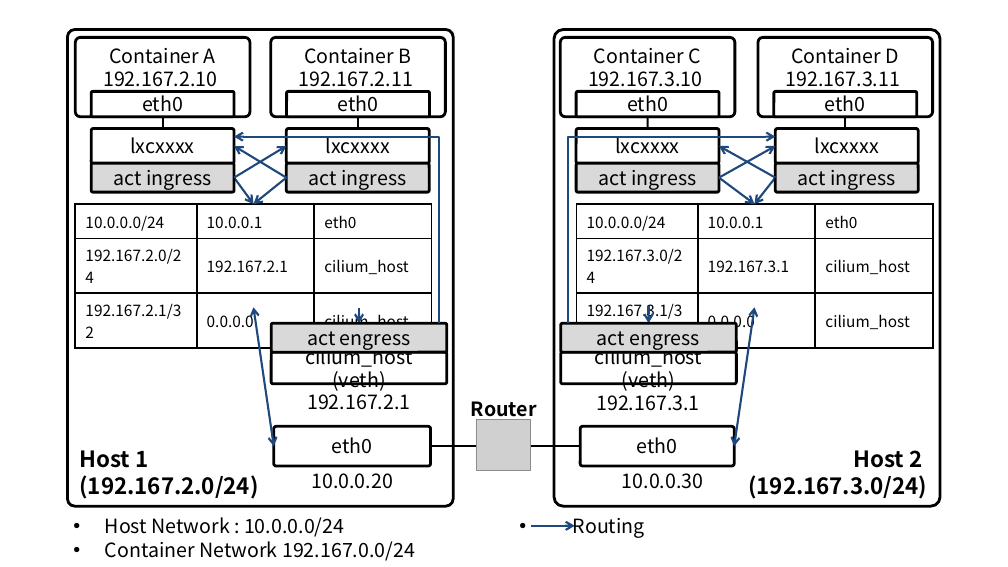
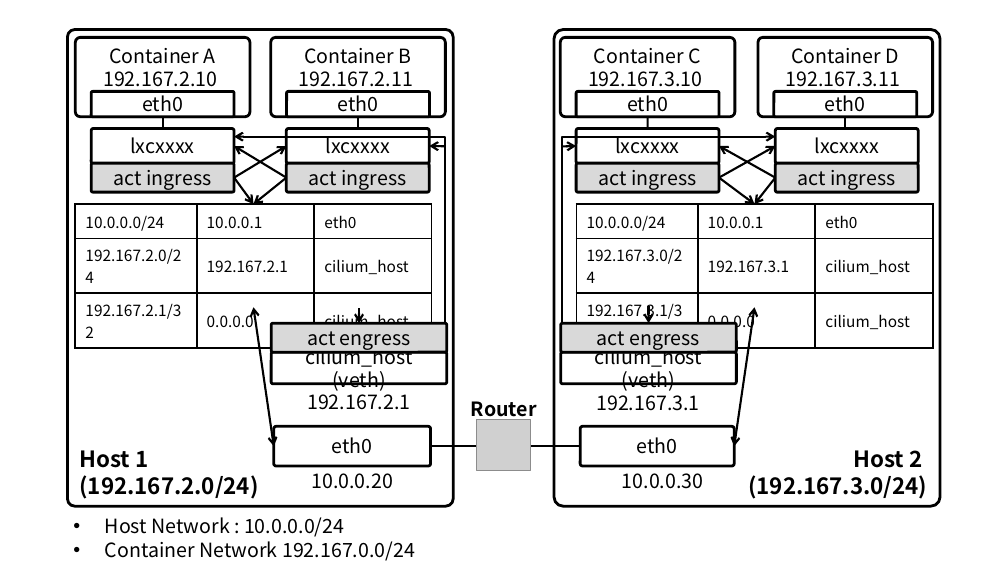
Before and after one commit to ssup2/blog-old, a slide deck: slide 3 of images/theory_analysis/Kubernetes_Cilium_Plugin/Kubernetes_Calico_Plugin.pptx. Drawn at 1008x567 pixels with LibreOffice and Linux fonts; fonts in the diff are those of the drawing; grey boxes stand for pictures. Boxes give left, top, right and bottom in pixels: in the first picture for what was removed or moved away, otherwise in the second. Text is boxed around its words. In the diff, an @@ line names an element or a change of style, - is before the commit and + after.

```diff
--- a/images/theory_analysis/Kubernetes_Cilium_Plugin/Kubernetes_Calico_Plugin.pptx
+++ b/images/theory_analysis/Kubernetes_Cilium_Plugin/Kubernetes_Calico_Plugin.pptx
@@ arrow (286, 146) - (234, 177): stroke #1F497D 1.5 pt to #000000 1.5 pt @@
@@ arrow (234, 146) - (286, 177): stroke #1F497D 1.5 pt to #000000 1.5 pt @@
@@ freeform shape at [234, 137, 445, 324]: outline #1F497D 1.5 pt to #000000 1.5 pt @@
@@ freeform shape: place and size @@
-freeform shape at [234, 137, 438, 324]
+freeform shape at [234, 137, 445, 324]
@@ arrow added from (446, 146) to (429, 146), #000000 1.5 pt @@
@@ freeform shape: place and size @@
-freeform shape at [568, 137, 775, 324]
+freeform shape at [561, 137, 775, 324]
@@ freeform shape at [561, 137, 775, 324]: outline #1F497D 1.5 pt to #000000 1.5 pt @@
@@ arrow added from (561, 146) to (577, 146), #000000 1.5 pt @@
@@ arrow (719, 146) - (775, 177): stroke #1F497D 1.5 pt to #000000 1.5 pt @@
@@ arrow (775, 146) - (719, 177): stroke #1F497D 1.5 pt to #000000 1.5 pt @@
@@ arrow (253, 205) - (234, 177): stroke #1F497D 1.5 pt to #000000 1.5 pt @@
@@ arrow (253, 205) - (286, 177): stroke #1F497D 1.5 pt to #000000 1.5 pt @@
@@ arrow (755, 205) - (719, 177): stroke #1F497D 1.5 pt to #000000 1.5 pt @@
@@ arrow (755, 205) - (775, 177): stroke #1F497D 1.5 pt to #000000 1.5 pt @@
@@ double arrow (274, 447) - (253, 307): stroke #1F497D 1.5 pt to #000000 1.5 pt @@
@@ arrow (359, 324) - (359, 308): stroke #1F497D 1.5 pt to #000000 1.5 pt @@
@@ arrow (648, 324) - (648, 305): stroke #1F497D 1.5 pt to #000000 1.5 pt @@
@@ double arrow (734, 447) - (755, 307): stroke #1F497D 1.5 pt to #000000 1.5 pt @@
@@ arrow removed from (531, 526) to (575, 526) @@
@@ text removed at [573, 518, 645, 538] @@
-• Routing
```
Also in this commit, not shown: 1 other slide changed, 3 slides added, 1 slide removed, 16 other files.
